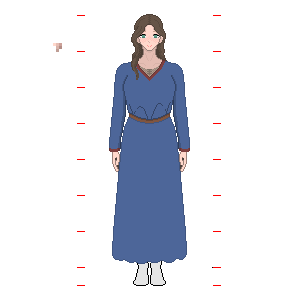
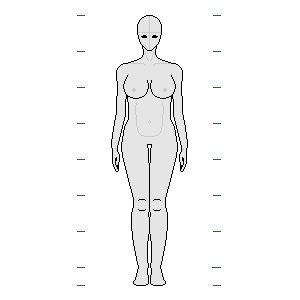
Layers edited between the first and the second 300 x 300 image:
hid "it" over (53, 14, 190, 264)
painted on "Background" over (128, 109, 171, 118)
